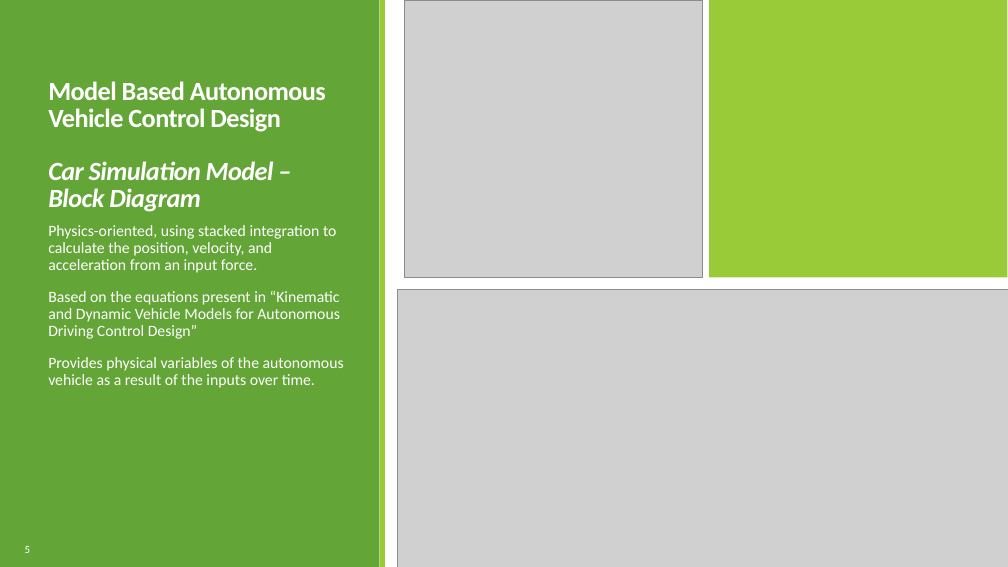
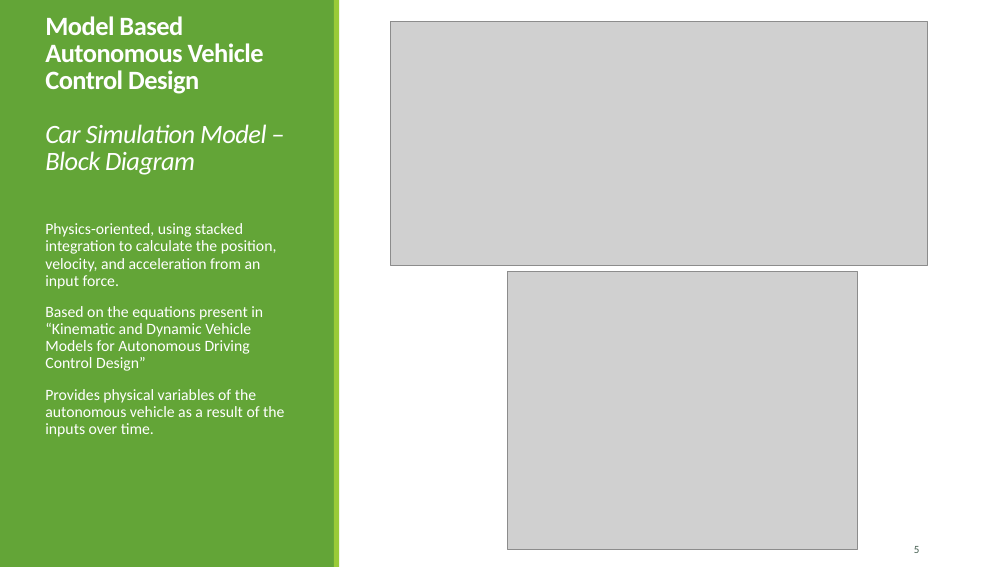
Before and after one commit to TytanRock/ECE-5734-Project, a slide deck: slide 5 of Project Progress Presentaion.pptx. Drawn at 1008x567 pixels with LibreOffice and Linux fonts; fonts in the diff are those of the drawing; grey boxes stand for pictures. Boxes give left, top, right and bottom in pixels: in the first picture for what was removed or moved away, otherwise in the second. Text is boxed around its words. In the diff, an @@ line names an element or a change of style, - is before the commit and + after.

```diff
--- a/Project Progress Presentaion.pptx
+++ b/Project Progress Presentaion.pptx
@@ rectangle removed at (0,0,1008,567) @@
@@ rectangle removed at (0,0,380,567) @@
@@ rectangle added at (0,0,335,567), fill #63A537 @@
@@ title "Model Based Autonomous Vehicle Control ..." at (45,16,266,175): size 25 to 25.2 pt; bold off in "Car Simulation Model – Block Diagram" @@
@@ rectangle added at (334,0,340,567), fill #99CB38 @@
@@ rectangle removed at (380,0,385,567) @@
@@ picture: place and size @@
-picture at (398,290,1008,567)
+picture at (390,22,927,265)
@@ rectangle removed at (709,0,1008,278) @@
@@ text "Physics-oriented, using stacked integration to ..." at (45,223,284,437): bullet   to none @@
@@ picture: place and size @@
-picture at (405,0,702,278)
+picture at (507,271,858,549)
@@ rectangle removed at (0,529,1008,567) @@
@@ rectangle removed at (0,524,1008,529) @@
@@ page number: place and size @@
-page number at (25,546,31,553)
+page number at (914,546,920,553)
@@ page number at (914,546,920,553): text colour #FFFFFF to #455F51; alignment left to right; less space between paragraphs @@
```
Also in this commit, not shown: 7 other slides changed, 1 other file.
